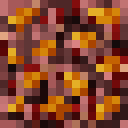
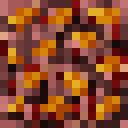
Comparing the layer stacks of the two w=128, h=128 images. Changes:
painted on "ore" over (x1=48, y1=8, x2=72, y2=24)
